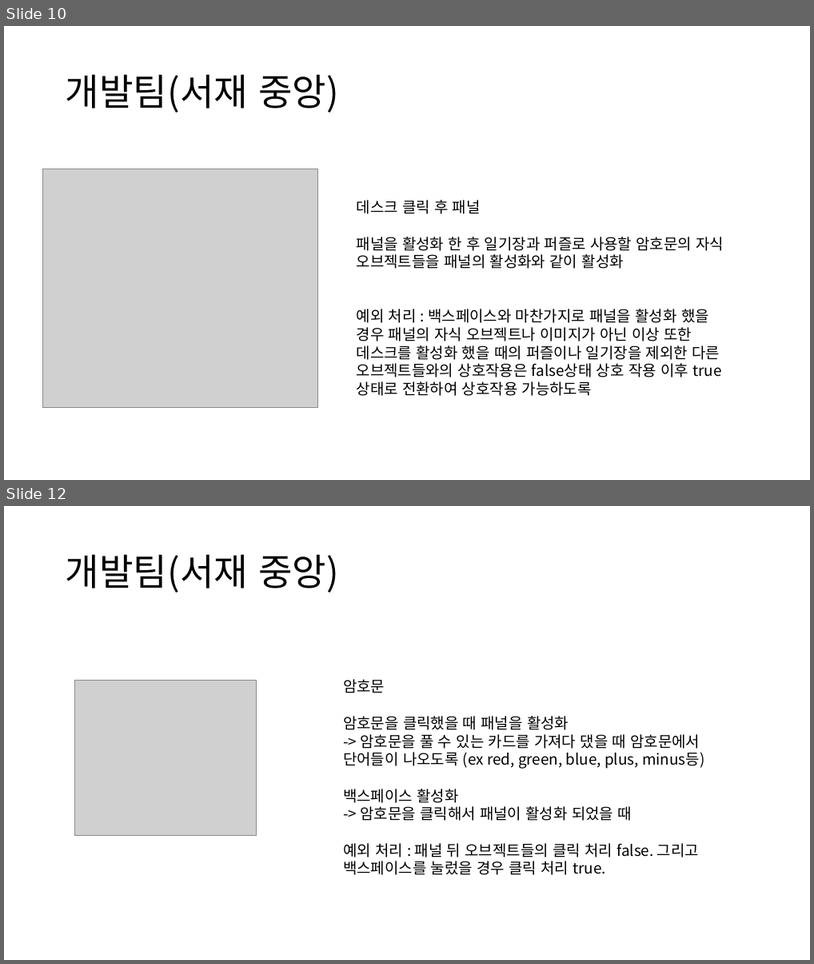
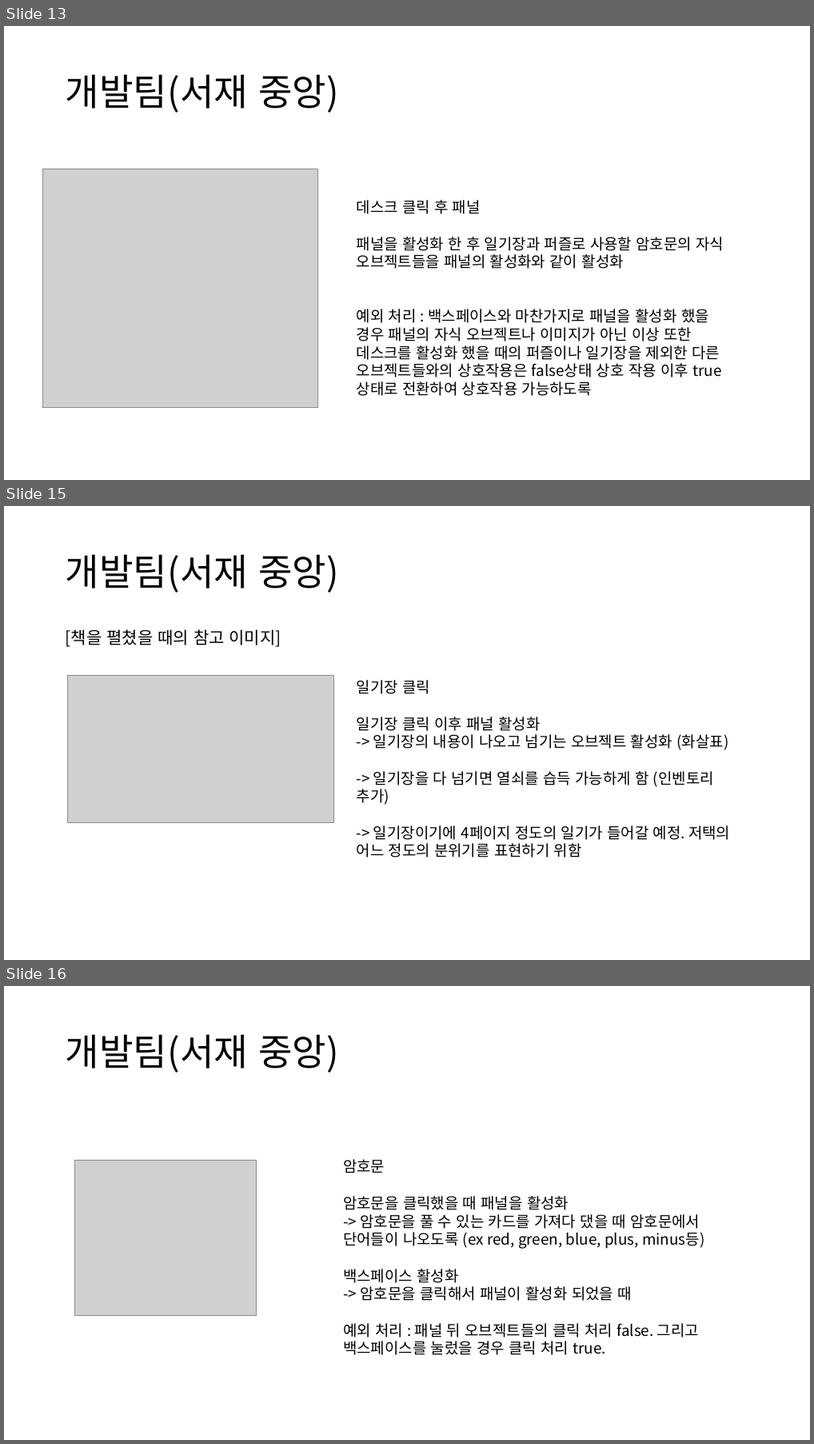
Before and after one commit to mokotan1/newCapstone, a slide deck: 기획서/서재 개발 기획.pptx. Shown one above the other, each under a label of ours: slides 10 and 12 before the commit, slides 13, 15 and 16 after it; the slides between them are not shown. The pictures are 814x964 and 814x1444 pixels, drawn with LibreOffice and Linux fonts; fonts in the diff are those of the drawing; grey boxes stand for pictures. Boxes give left, top, right and bottom in pixels: in the first picture for what was removed or moved away, otherwise in the second. Text is boxed around its words. In the diff, an @@ line names an element or a change of style, - is before the commit and + after.

Commit message:
ui 기획서와 서재 기획서 수정

```diff
--- a/기획서/서재 개발 기획.pptx
+++ b/기획서/서재 개발 기획.pptx
@@ slide 15 added at (4,506,810,960), background #FFFFFF @@
@@ title added at (66,554,339,592), 44 pt, text #000000 @@
+개발팀(서재 중앙)
@@ text added at (66,629,282,647), 20 pt, text #000000 @@
+[책을 펼쳤을 때의 참고 이미지]
@@ picture added at (67,675,334,822) @@
@@ text added at (357,680,730,857), 18 pt, text #000000 @@
+일기장 클릭
+일기장 클릭 이후 패널 활성화
+-> 일기장의 내용이 나오고 넘기는 오브젝트 활성화 (화살표)
+-> 일기장을 다 넘기면 열쇠를 습득 가능하게 함 (인벤토리 추가)
+-> 일기장이기에 4페이지 정도의 일기가 들어갈 예정. 저택의 어느 정도의 분위기를 표현하기 위함
@@ what was slide 10 is now slide 13 @@
@@ what was slide 12 is now slide 16 @@
```
Also in this commit, not shown: 2 slides changed, 4 other slides added, 1 other file.
